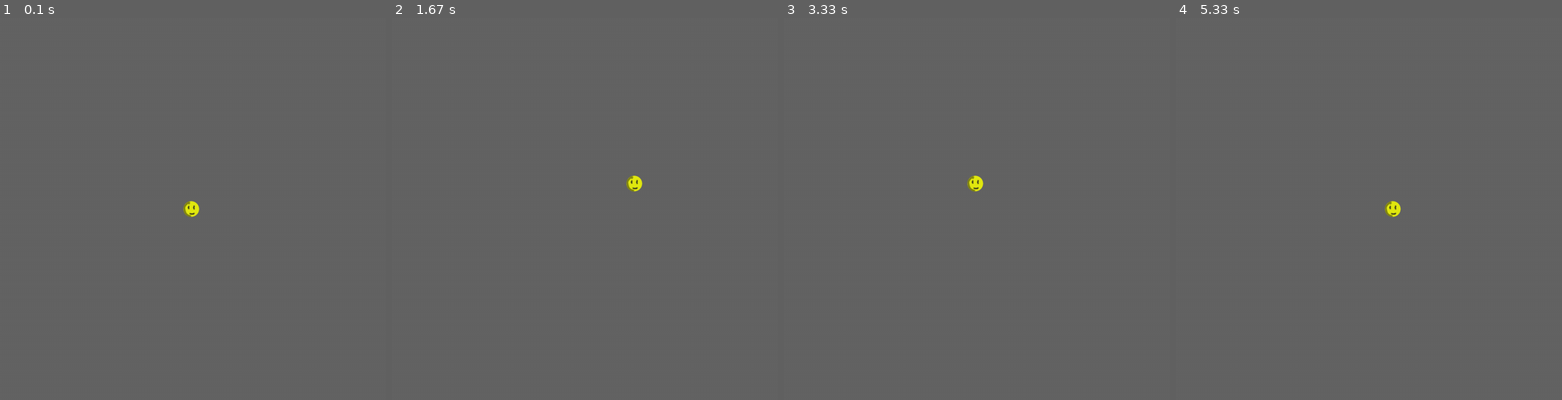
Above: before the commit, frames 1-4 (left to right).
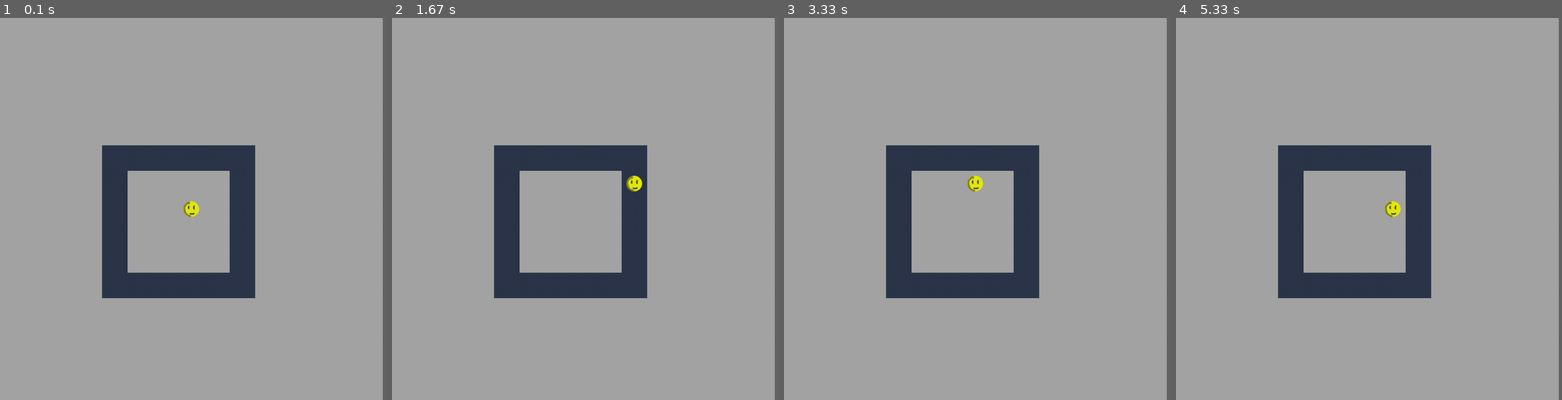
Above: after the commit, the same moments.

Repository: gmclapp/Personal_library
Game: pygame game, started from Game/main.py
The game is run twice, just before and just after one commit, with the same random seed, the same clock (stepped at 60 frames per second) and the same inputs.
Inputs:
- Up to frame 1 (0.1 s): no input
- Up to frame 2 (1.67 s): hold D 0.33-0.8 s; hold W 0.88-1.18 s; hold D from 1.22 s (still down)
- Up to frame 3 (3.33 s): release D at 1.68 s; hold A 1.72-2.25 s; hold S 2.28-2.58 s; hold A 2.62-3.02 s; hold W from 3.05 s (still down)
- Up to frame 4 (5.33 s): release W at 3.42 s; hold D 3.45-4.08 s; hold S 4.12-4.48 s; hold A 4.52-4.98 s; hold D from 5.02 s (still down)

The runs differ from the first frame. In frame 1, 99% of the frame differs, in the area x 0-100%, y 0-100%; in frame 2, 99%; in frame 3, 99%; in frame 4, 99%.

Commit message:
Render a scene from file
- Render a scene from a file using tile images from files
- Fix tile art path name
- Add second tile type to test scene
- Add the "name" attribute to scene files

Diff:
--- a/Game/data/tiles.txt
+++ b/Game/data/tiles.txt
@@ -3,12 +3,12 @@
         "serial_no":0,
         "name":"Cave floor",
         "block_path": false,
-        "art": "\\data\\cave_floor.png"
+        "art": "data\\cave_floor.png"
     },
     {
         "serial_no":1,
         "name":"Cave wall",
         "block_path": true,
-        "art":"\\data\\cave_wall.png"
+        "art":"data\\cave_wall.png"
     }
 ]
--- a/Game/main.py
+++ b/Game/main.py
@@ -4,7 +4,15 @@
 
 class struct_tile():
     def __init__(self, tile_number):
-        pass
+        self.serial_no = tile_number
+        with open("data\\tiles.txt","r") as f:
+            tile_list = json.load(f)
+            for t in tile_list:
+                if t["serial_no"] == self.serial_no:
+                    self.name = t["name"]
+                    self.block_path = t["block_path"]
+                    self.art = pygame.image.load(t["art"])
+
         # Based on tile number get a tile definition to set its image and
         # whether it is blocking.
         # self.block_path = block_path
@@ -35,19 +43,25 @@
 
     def load(self):
         print("Loading tile data...")
-        with open("data\\tiles.txt","r") as f:
-            self.tile_list = json.load(f)
+        for i in range(2):
+            self.tile_list.append(struct_tile(i))
+
+        print("Loading scene...")
+        with open("scenes\\1.txt","r") as f:
+            self.scene_list.append(json.load(f))
+##        for tile in self.scene_list[0]["map"]:
+##            print(tile)
 
 
     def save(self):
         pass
 
 
-def map_create():
-    new_map = [[struct_tile(False) for y in range(0,30)]for x in range(0,30)]
-    new_map[10][10].block_path = True
-    new_map[10][15].block_path = True
-    return(new_map)
+##def map_create():
+##    new_map = [[struct_tile(False) for y in range(0,30)]for x in range(0,30)]
+##    new_map[10][10].block_path = True
+##    new_map[10][15].block_path = True
+##    return(new_map)
 
 def quit_nicely():
     pygame.display.quit()
@@ -81,7 +95,12 @@
 
     game_obj.SURFACE_MAIN.fill(constants.DEFAULT_BG)
 
-    # draw the scene
+    for y,row in enumerate(game_obj.scene_list[0]["map"]):
+        for x,tile in enumerate(row):
+            for t in game_obj.tile_list:
+                if t.serial_no == tile:
+                    game_obj.SURFACE_MAIN.blit(t.art,(x*constants.RES,y*constants.RES))
+
 
     # draw the character
     for a in game_obj.actor_list:
@@ -145,7 +164,7 @@
 
     game_obj.SURFACE_MAIN = pygame.display.set_mode((constants.GAME_WIDTH,
                                             constants.GAME_HEIGHT))
-    game_obj.map = map_create()
+##    game_obj.map = map_create()
     game_obj.load()
 
     game_obj.actor_list.append(actor(7,7,constants.S_PLAYER))
--- a/Game/scenes/1.txt
+++ b/Game/scenes/1.txt
@@ -1,16 +1,22 @@
-{"map":[0,0,0,0,0,0,0,0,0,0,0,0,0,0,0],
-[0,0,0,0,0,0,0,0,0,0,0,0,0,0,0],
-[0,0,0,0,0,0,0,0,0,0,0,0,0,0,0],
-[0,0,0,0,0,0,0,0,0,0,0,0,0,0,0],
-[0,0,0,0,0,0,0,0,0,0,0,0,0,0,0],
-[0,0,0,0,0,0,0,0,0,0,0,0,0,0,0],
-[0,0,0,0,0,0,0,0,0,0,0,0,0,0,0],
-[0,0,0,0,0,0,0,0,0,0,0,0,0,0,0],
-[0,0,0,0,0,0,0,0,0,0,0,0,0,0,0],
-[0,0,0,0,0,0,0,0,0,0,0,0,0,0,0],
-[0,0,0,0,0,0,0,0,0,0,0,0,0,0,0],
-[0,0,0,0,0,0,0,0,0,0,0,0,0,0,0],
-[0,0,0,0,0,0,0,0,0,0,0,0,0,0,0],
-[0,0,0,0,0,0,0,0,0,0,0,0,0,0,0],
-[0,0,0,0,0,0,0,0,0,0,0,0,0,0,0],
-[0,0,0,0,0,0,0,0,0,0,0,0,0,0,0]]}
+{
+    "name":"test scene",
+    "map":
+    [
+        [0,0,0,0,0,0,0,0,0,0,0,0,0,0,0],
+        [0,0,0,0,0,0,0,0,0,0,0,0,0,0,0],
+        [0,0,0,0,0,0,0,0,0,0,0,0,0,0,0],
+        [0,0,0,0,0,0,0,0,0,0,0,0,0,0,0],
+        [0,0,0,0,0,0,0,0,0,0,0,0,0,0,0],
+        [0,0,0,0,1,1,1,1,1,1,0,0,0,0,0],
+        [0,0,0,0,1,0,0,0,0,1,0,0,0,0,0],
+        [0,0,0,0,1,0,0,0,0,1,0,0,0,0,0],
+        [0,0,0,0,1,0,0,0,0,1,0,0,0,0,0],
+        [0,0,0,0,1,0,0,0,0,1,0,0,0,0,0],
+        [0,0,0,0,1,1,1,1,1,1,0,0,0,0,0],
+        [0,0,0,0,0,0,0,0,0,0,0,0,0,0,0],
+        [0,0,0,0,0,0,0,0,0,0,0,0,0,0,0],
+        [0,0,0,0,0,0,0,0,0,0,0,0,0,0,0],
+        [0,0,0,0,0,0,0,0,0,0,0,0,0,0,0],
+        [0,0,0,0,0,0,0,0,0,0,0,0,0,0,0]
+    ]
+}
